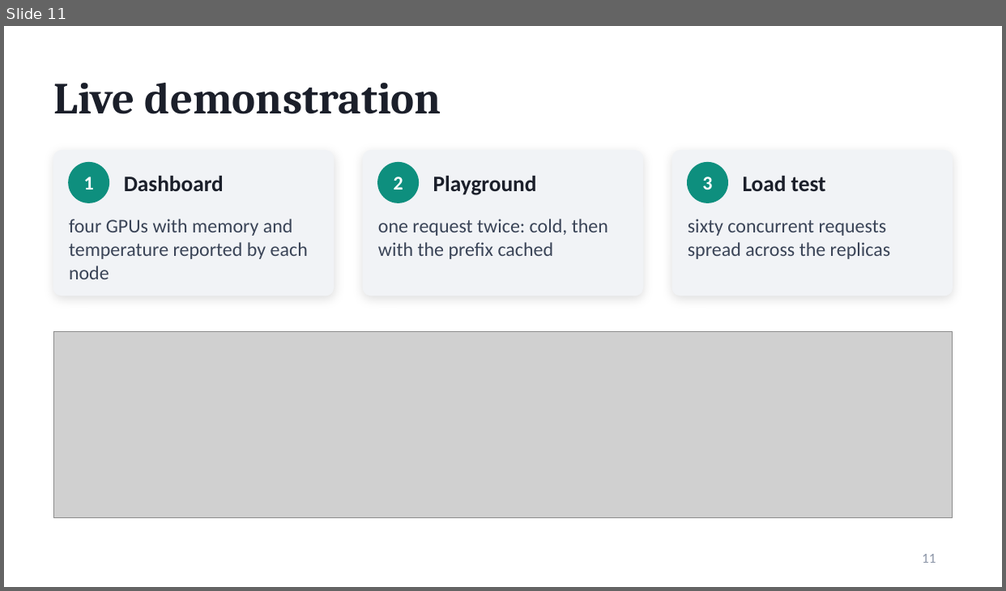
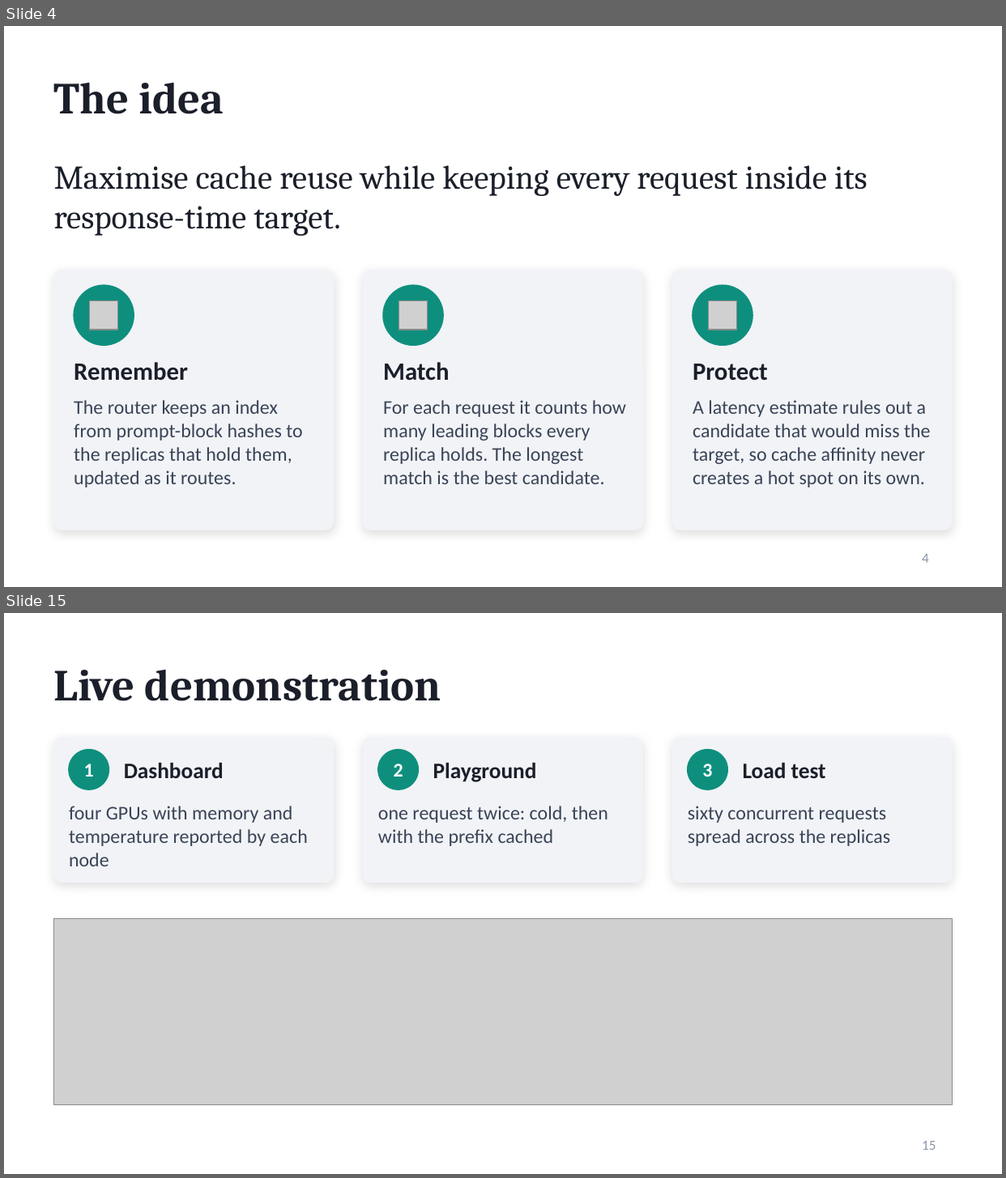
Before and after one commit to Akshataram/distrouter, a slide deck: docs/presentation/SwiftServe_Presentation.pptx. Shown one above the other, each under a label of ours: slide 11 before the commit, slides 4 and 15 after it; the slides between them are not shown. The pictures are 1006x591 and 1006x1178 pixels, drawn with LibreOffice and Linux fonts; fonts in the diff are those of the drawing; grey boxes stand for pictures. Boxes give left, top, right and bottom in pixels: in the first picture for what was removed or moved away, otherwise in the second. Text is boxed around its words. In the diff, an @@ line names an element or a change of style, - is before the commit and + after.

```diff
--- a/docs/presentation/SwiftServe_Presentation.pptx
+++ b/docs/presentation/SwiftServe_Presentation.pptx
@@ slide 4 added at [4, 26, 1002, 587], background #FFFFFF @@
@@ title added at [54, 83, 224, 114], 32 pt, text #1B1F2A, bold @@
+The idea
@@ text added at [54, 165, 867, 236], 24 pt, text #1B1F2A @@
+Maximise cache reuse while keeping every request inside its response-time target.
@@ rounded rectangle added at [54, 271, 334, 530], fill #F1F3F6, outline #F1F3F6 1 pt @@
@@ ellipse added at [74, 285, 134, 345], fill #0E8F7E, outline #0E8F7E 1 pt @@
@@ rounded rectangle added at [364, 271, 642, 530], fill #F1F3F6, outline #F1F3F6 1 pt @@
@@ ellipse added at [383, 285, 443, 345], fill #0E8F7E, outline #0E8F7E 1 pt @@
@@ rounded rectangle added at [672, 271, 952, 530], fill #F1F3F6, outline #F1F3F6 1 pt @@
@@ ellipse added at [692, 285, 752, 345], fill #0E8F7E, outline #0E8F7E 1 pt @@
@@ picture added at [90, 301, 119, 331] @@
@@ picture added at [399, 301, 428, 331] @@
@@ picture added at [709, 301, 738, 331] @@
@@ text added at [74, 362, 188, 381], 18 pt, text #1B1F2A, bold @@
+Remember
@@ text added at [383, 362, 449, 381], 18 pt, text #1B1F2A, bold @@
+Match
@@ text added at [692, 364, 768, 381], 18 pt, text #1B1F2A, bold @@
+Protect
@@ text added at [74, 400, 302, 488], 14 pt, text #3A4457 @@
+The router keeps an index from prompt-block hashes to the replicas that hold them, updated as it routes.
@@ text added at [383, 400, 626, 484], 14 pt, text #3A4457 @@
+For each request it counts how many leading blocks every replica holds. The longest match is the best candidate.
@@ text added at [692, 400, 931, 488], 14 pt, text #3A4457 @@
+A latency estimate rules out a candidate that would miss the target, so cache affinity never creates a hot spot on its own.
@@ page number added at [922, 554, 929, 563], 10 pt, text #8B95A7 @@
+4
@@ what was slide 11 is now slide 15 @@
@@ page number at [922, 1141, 936, 1150]: text changed @@
-11
+15
```
Also in this commit, not shown: 11 slides changed, 4 other slides added, 1 slide removed, 4 other files.
